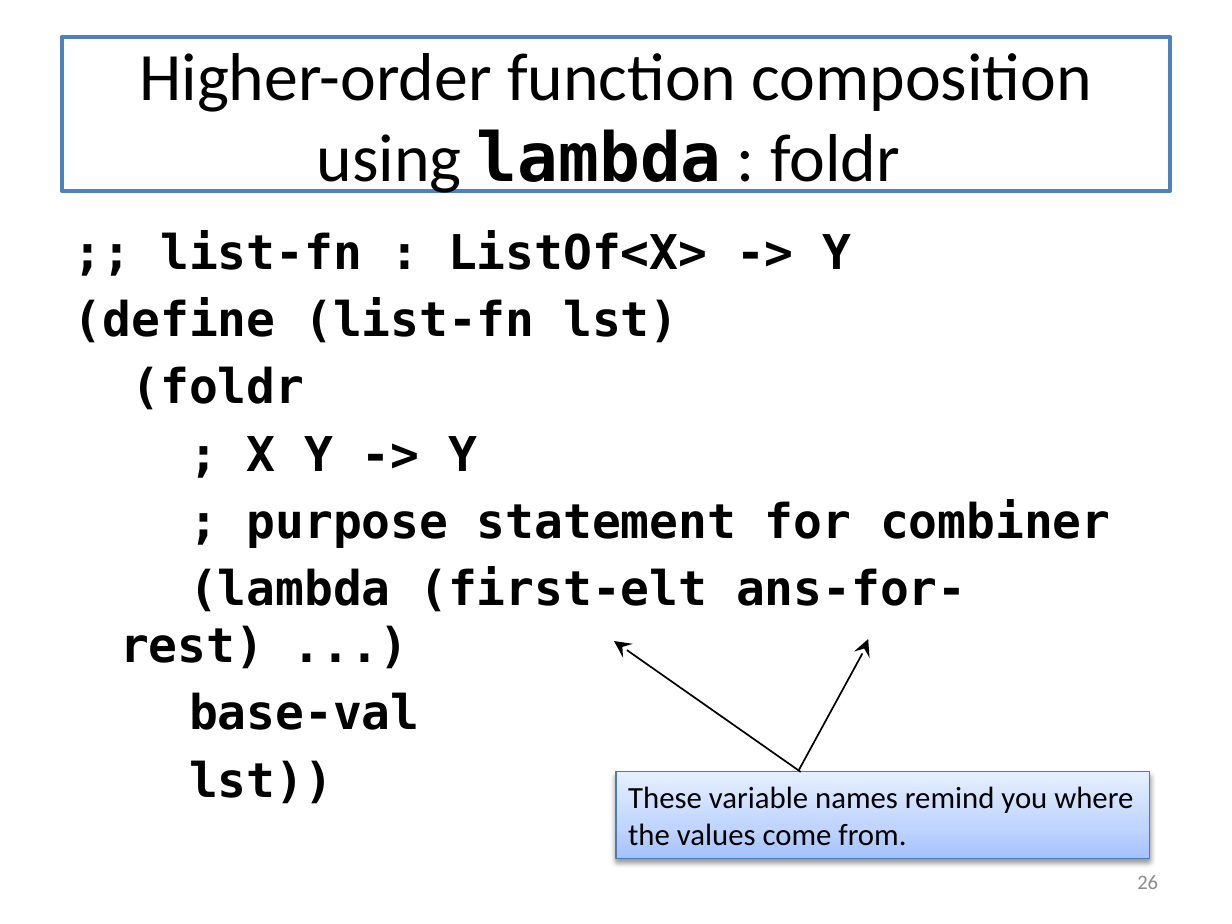
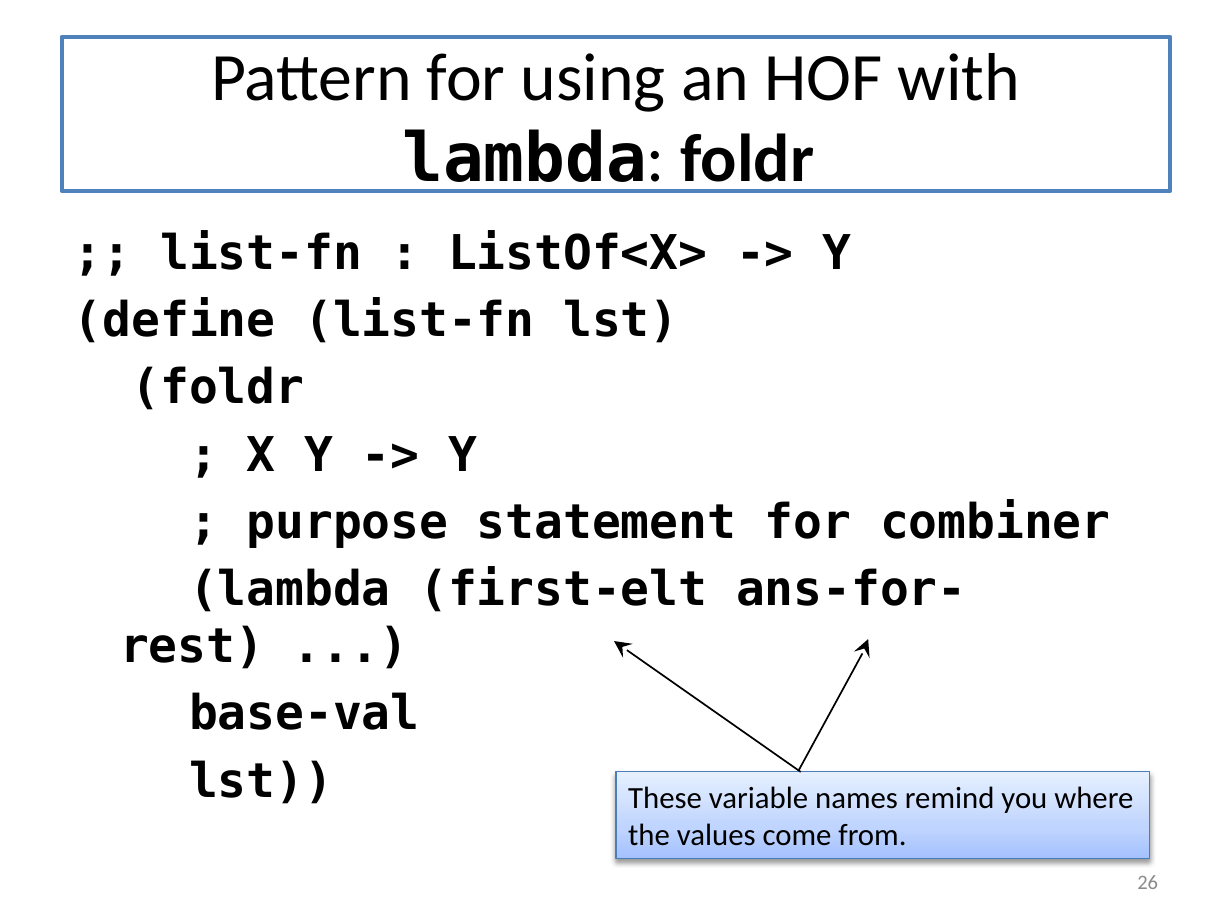
Before and after one commit to mwand/cs5010f16, a slide deck: slide 26 of Slides/Lesson 5.5 Rewriting Your Function Using Map and Foldr.pptx. Drawn at 1232x924 pixels with LibreOffice and Linux fonts; fonts in the diff are those of the drawing. Boxes give left, top, right and bottom in pixels: in the first picture for what was removed or moved away, otherwise in the second. Text is boxed around its words. In the diff, an @@ line names an element or a change of style, - is before the commit and + after.

```diff
--- a/Slides/Lesson 5.5 Rewriting Your Function Using Map and Foldr.pptx
+++ b/Slides/Lesson 5.5 Rewriting Your Function Using Map and Foldr.pptx
@@ title at <box>211,53,1020,193</box>: text changed @@
-Higher-order function composition using lambda : foldr
+Pattern for using an HOF with lambda: foldr
```
Also in this commit, not shown: 18 other slides changed, 2 other files.
